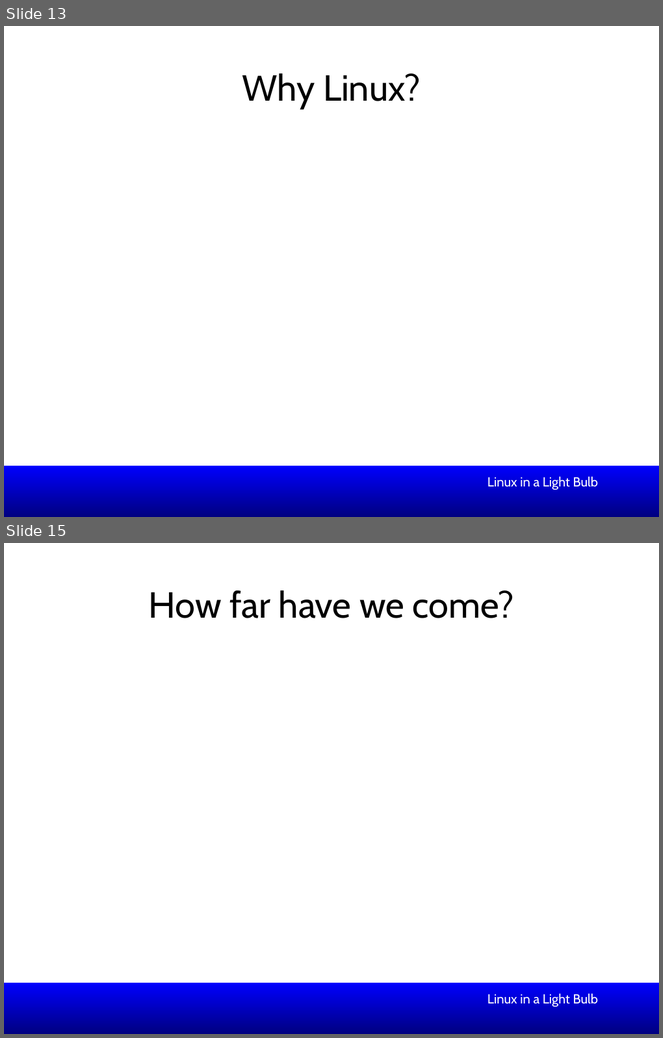
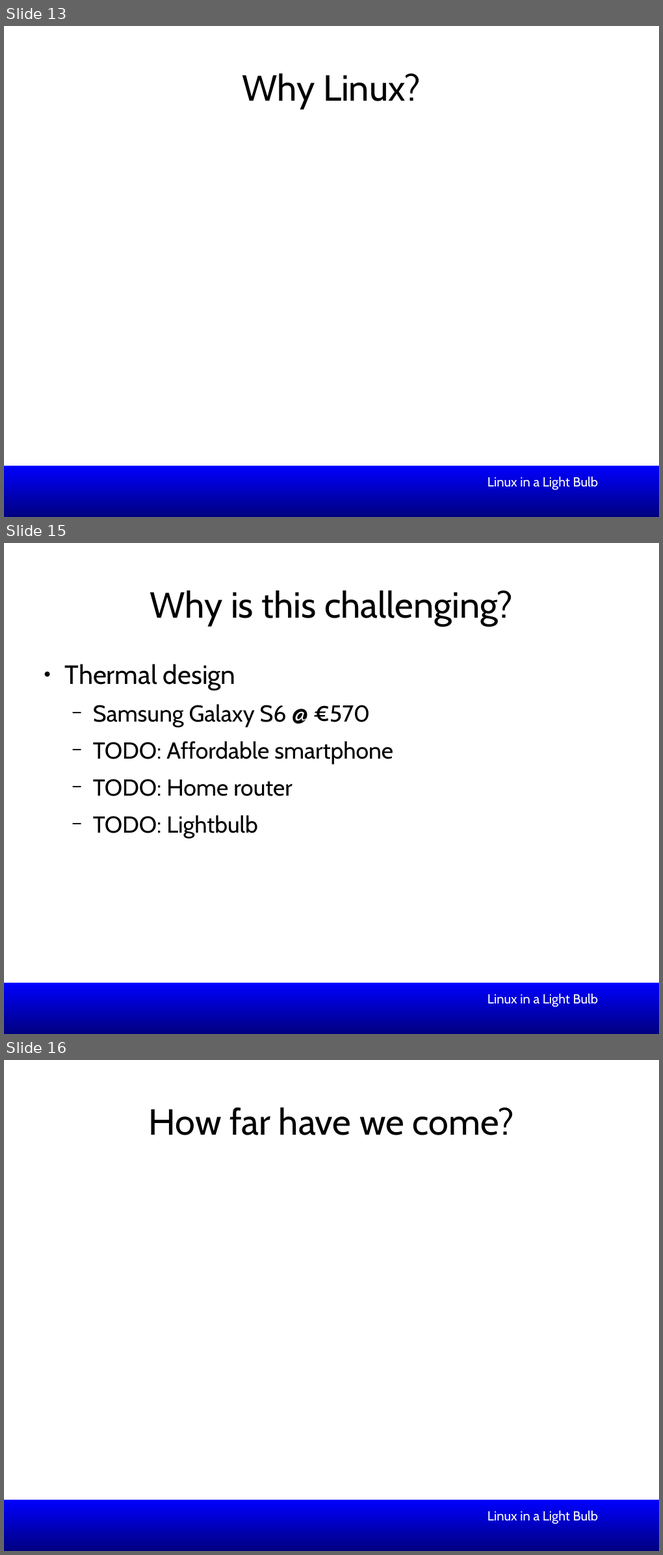
Before and after one commit to smipi1/elce2015, a slide deck: presentations/Linux_In_a_Lightbulb-Where_are_we_on_tinification-ELCE2015.odp. Shown one above the other, each under a label of ours: slides 13 and 15 before the commit, slides 13, 15 and 16 after it; the slides between them are not shown. The pictures are 663x1038 and 663x1555 pixels, drawn with LibreOffice and Linux fonts; fonts in the diff are those of the drawing; background and template pictures are left out. Boxes give left, top, right and bottom in pixels: in the first picture for what was removed or moved away, otherwise in the second. Text is boxed around its words. In the diff, an @@ line names an element or a change of style, - is before the commit and + after.

```diff
--- a/presentations/Linux_In_a_Lightbulb-Where_are_we_on_tinification-ELCE2015.odp
+++ b/presentations/Linux_In_a_Lightbulb-Where_are_we_on_tinification-ELCE2015.odp
@@ slide 15 added at (4,543,659,1034), background #FFFFFF; not listed: 1 template element that a slide beside it also shows @@
@@ title added at (150,590,513,626), 44 pt, text #000000 @@
+Why is this challenging?
@@ text added at (65,664,393,839), 28 pt, text #000000 @@
+● Thermal design
+  − Samsung Galaxy S6 @ €570
+  − TODO: Affordable smartphone
+  − TODO: Home router
+  − TODO: Lightbulb
@@ text added at (488,993,599,1007), 16 pt, text #FFFFFF @@
+Linux in a Light Bulb
@@ what was slide 15 is now slide 16 @@
```
Also in this commit, not shown: 1 slide changed, 1 other file.
